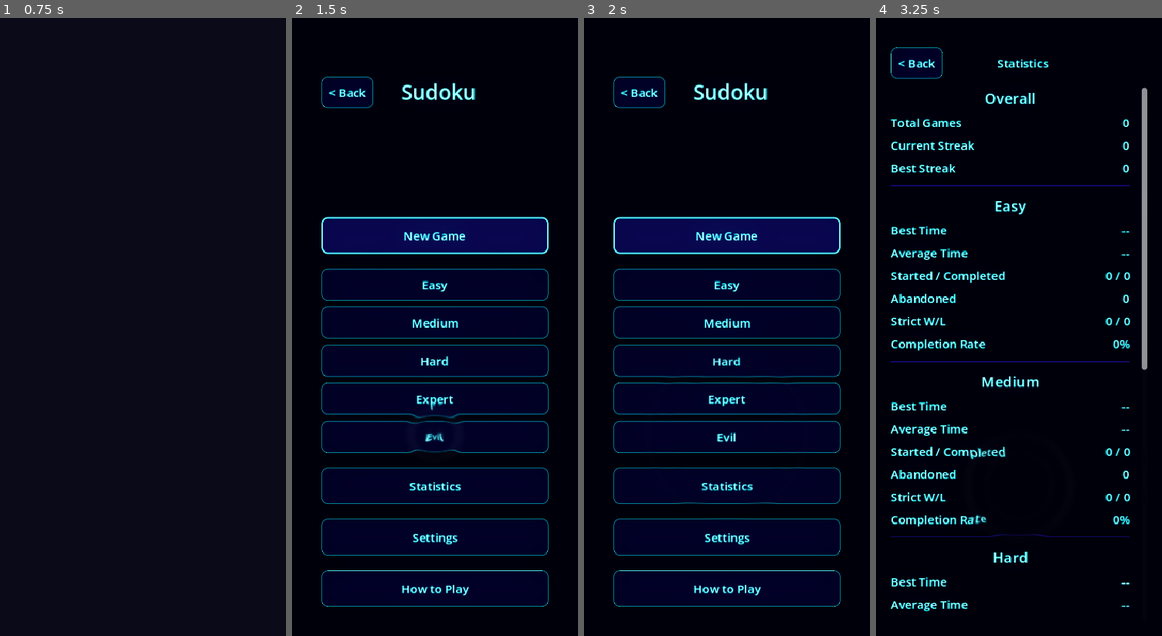
Above: before the commit, frames 1-4 (left to right).
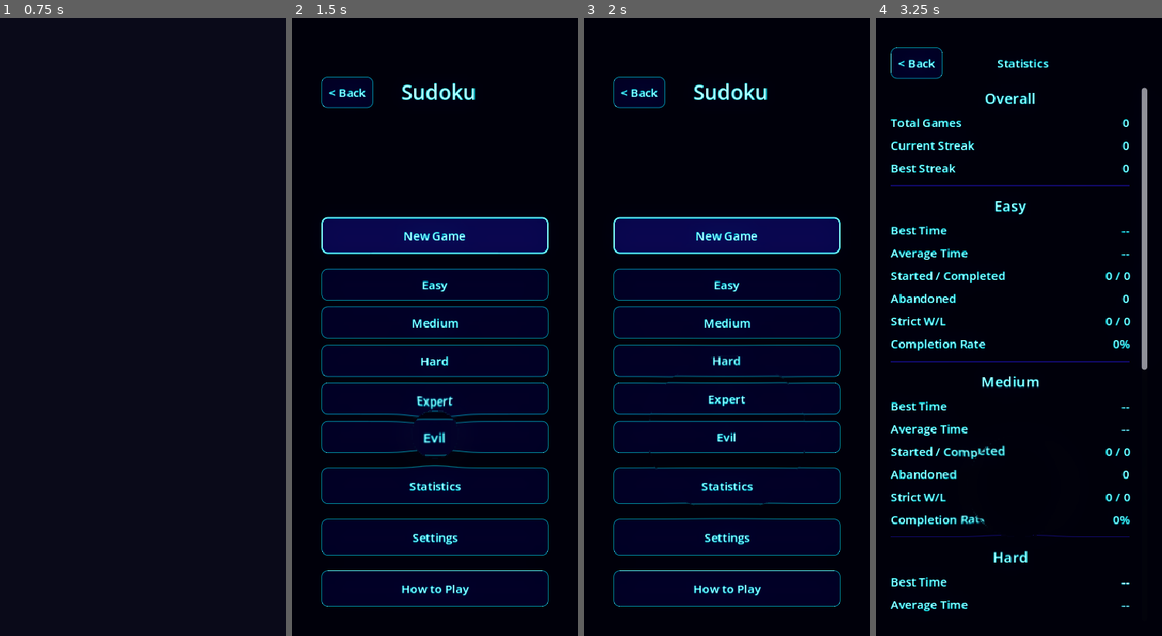
Above: after the commit, the same moments.

Repository: mchambers-mojang/sweet-vinegar-games
Game: Godot game, scene res://scenes/game_picker.tscn
Same seed, same stepped clock (60 frames per second), same inputs: the game is played once before the commit and once after it.
Inputs:
- Up to frame 1 (0.75 s): click "Sudoku" at 0.5 s
- Up to frame 2 (1.5 s): click "New Game" at 1.25 s
- Up to frame 3 (2 s): no input
- Up to frame 4 (3.25 s): click "New Game" at 2 s; click "Statistics" at 2.75 s

Frame 1 is identical in both runs. In frame 2, 0.7% of the frame differs, in the area x 35-65%, y 61-76%; in frame 3, 0.4%; in frame 4, 0.5%.

Commit message:
Make ripple rings blend additively with gaussian falloff
Replaced hard smoothstep edges with gaussian falloff so overlapping
rings merge naturally. Added signed displacement (push out on outer
edge, pull in on inner) for realistic water refraction. Reduced
brightness highlight to prevent individual rings from popping.

Co-authored-by: Copilot <223556219+Copilot@users.noreply.github.com>

Diff:
--- a/shaders/water_ripple.gdshader
+++ b/shaders/water_ripple.gdshader
@@ -17,7 +17,7 @@
     vec2 total_offset = vec2(0.0);
 
     // Convert UV distances to pixels for consistent ring size
-    float px_scale = viewport_size.y;  // Normalize to screen height
+    float px_scale = viewport_size.y;
 
     for (int i = 0; i < 6; i++) {
         if (i >= active_rings) break;
@@ -26,46 +26,38 @@
 
         vec2 diff = uv - ring_centers[i];
         diff.x *= aspect_ratio;
-        // Convert to pixel-space distance
         float dist = length(diff) * px_scale;
 
-        // Ring expands at fixed pixel speed (~150px/s)
+        // Ring expands at fixed pixel speed
         float ring_radius = age * 150.0;
-        float ring_width = 12.0;  // Fixed pixel thickness
+        float ring_width = 20.0;  // Wider, softer ring
 
-        // Distance from the expanding ring edge
-        float ring_dist = abs(dist - ring_radius);
+        // Gaussian-like falloff from ring edge (smooth blend)
+        float ring_dist = dist - ring_radius;
+        float ring = exp(-(ring_dist * ring_dist) / (ring_width * ring_width));
 
-        // Smooth ring shape
-        float ring = smoothstep(ring_width, 0.0, ring_dist);
-
-        // Fade out as ring expands (lifetime ~1.2s)
+        // Fade out as ring expands
         float fade = 1.0 - smoothstep(0.0, 1.2, age);
         fade *= fade;
 
         ring *= fade;
 
-        // Second harmonic ring (trailing ripple, weaker)
-        float ring2_radius = ring_radius - 25.0;
-        if (ring2_radius > 0.0) {
-            float ring2_dist = abs(dist - ring2_radius);
-            float ring2 = smoothstep(ring_width * 0.7, 0.0, ring2_dist);
-            ring2 *= fade * 0.5;
-            ring += ring2;
-        }
+        // Signed displacement — push outward on outer edge, inward on inner
+        // This creates a natural water-like refraction
+        float signed_ring = sign(ring_dist) * ring;
 
-        // Radial distortion — push pixels outward along the ring
+        // Radial distortion direction
         vec2 dir = normalize(diff + vec2(0.0001));
         dir.x /= aspect_ratio;
-        total_offset += dir * ring * 0.008;
+        total_offset += dir * signed_ring * 0.006;
     }
 
     vec2 displaced_uv = uv + total_offset;
     vec4 color = texture(screen_texture, displaced_uv);
 
-    // Subtle brightness on distorted areas
+    // Very subtle caustic highlight — keeps rings from looking individually outlined
     float offset_strength = length(total_offset);
-    color.rgb += vec3(offset_strength * 2.0);
+    color.rgb += vec3(offset_strength * 0.8);
 
     COLOR = color;
 }
